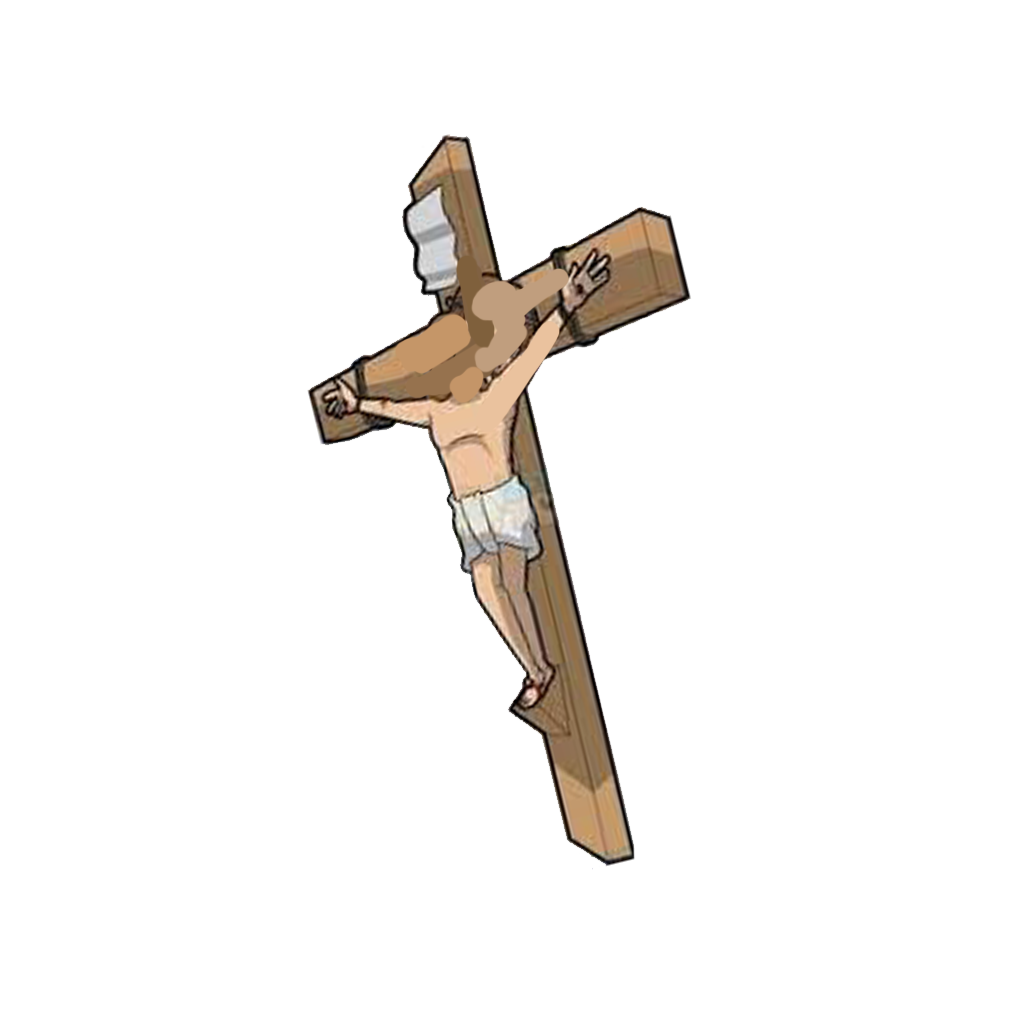
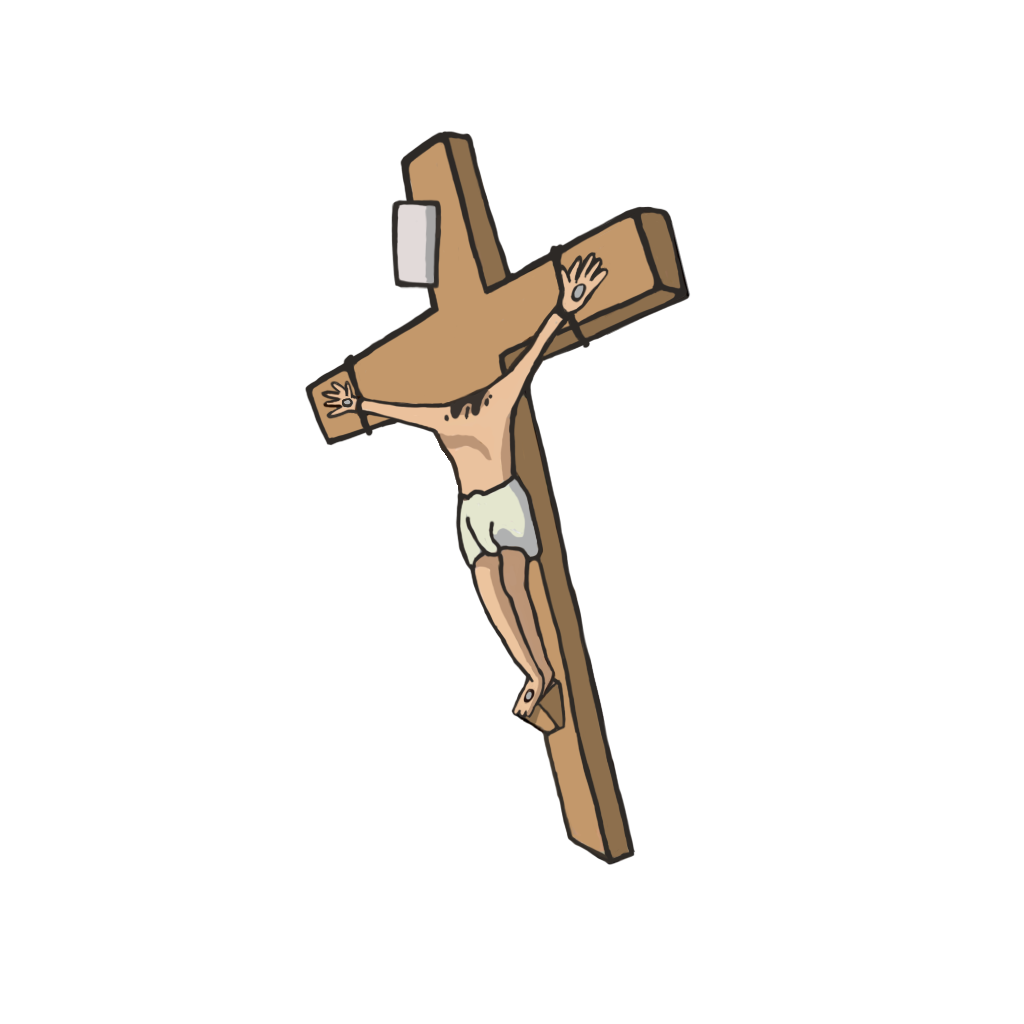
Two versions of the same layered image (1024px x 1024px). Layer-by-layer changes:
added layer "Layer 9" above "Layer 8" over [391, 199, 618, 849]
painted on "Layer 8" over [305, 130, 692, 870]
